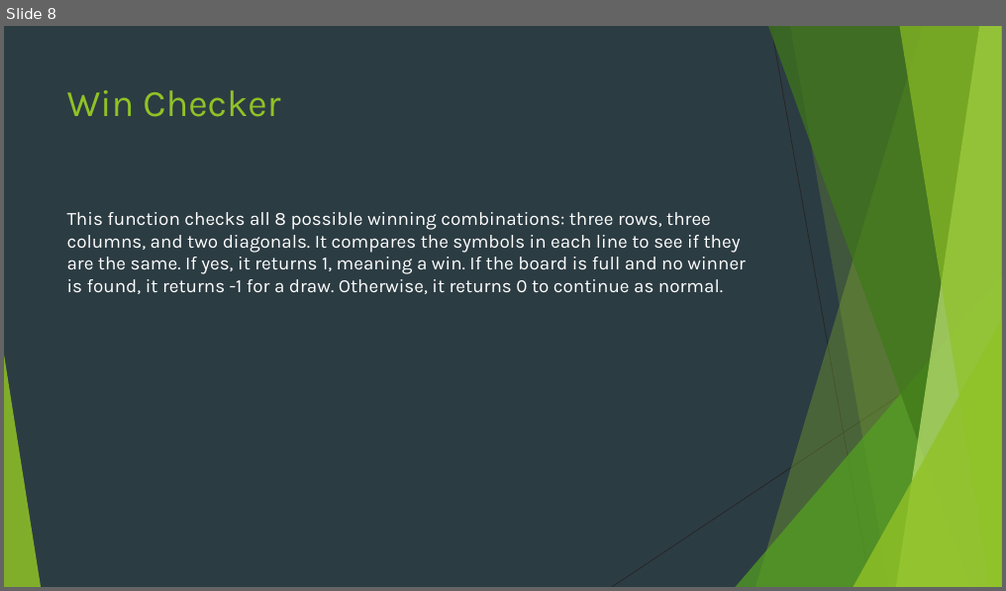
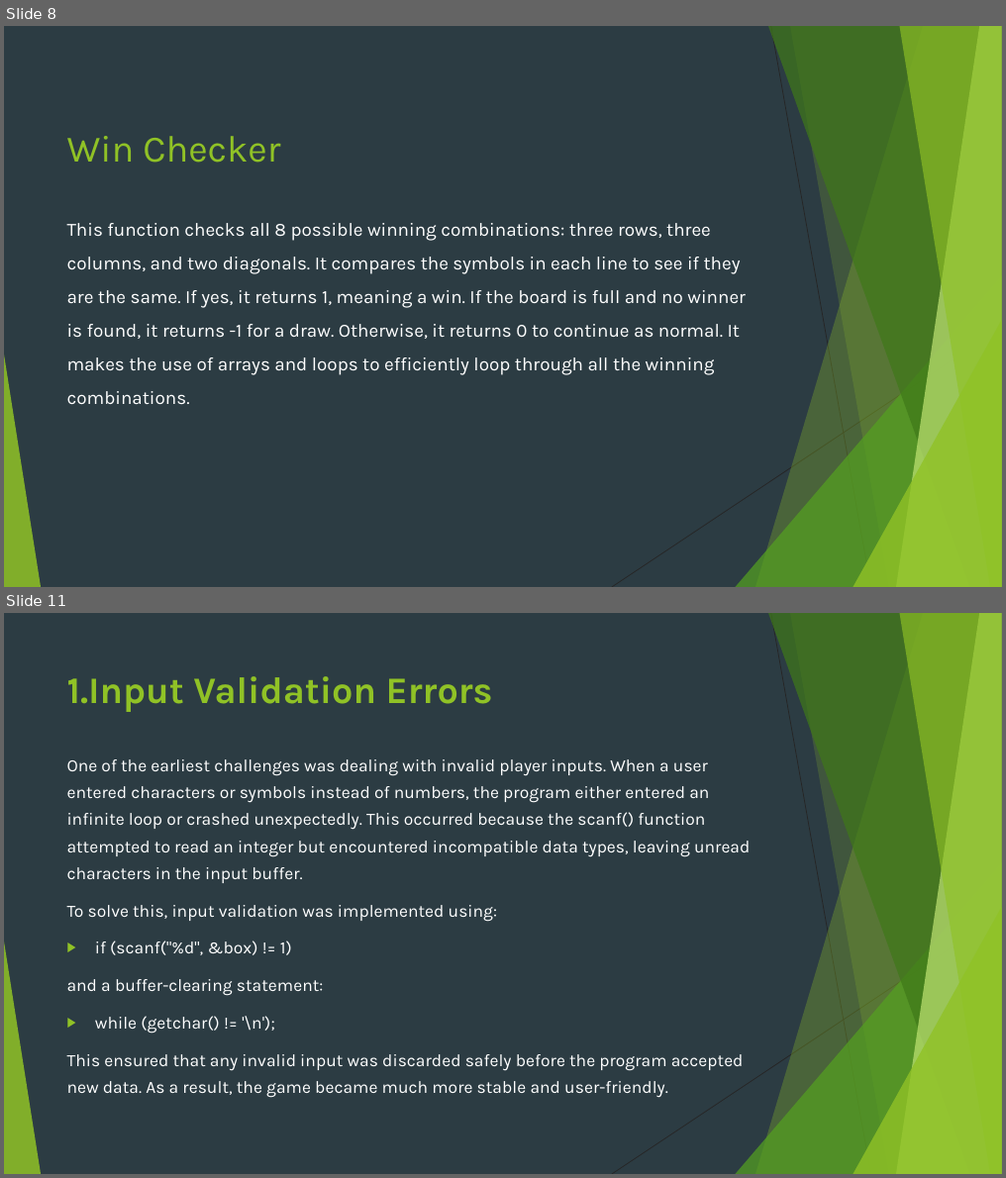
Before and after one commit to taha-ahmed-mallick/PF-fall25, a slide deck: CCP/presentation/presentation.pptx. Shown one above the other, each under a label of ours: slide 8 before the commit, slides 8 and 11 after it; the slides between them are not shown. The pictures are 1006x591 and 1006x1178 pixels, drawn with LibreOffice and Linux fonts; fonts in the diff are those of the drawing. Boxes give left, top, right and bottom in pixels: in the first picture for what was removed or moved away, otherwise in the second. Text is boxed around its words. In the diff, an @@ line names an element or a change of style, - is before the commit and + after.

```diff
--- a/CCP/presentation/presentation.pptx
+++ b/CCP/presentation/presentation.pptx
@@ slide 11 added at [4, 613, 1002, 1174], background #2C3C43; not listed: 10 template elements that a slide beside it also shows @@
@@ title added at [67, 676, 493, 712], 36 pt, text #90C226, bold @@
+1.Input Validation Errors
@@ text added at [67, 760, 749, 1098], 16.6 pt, text #FFFFFF @@
+One of the earliest challenges was dealing with invalid player inputs. When a user entered characters or symbols instead of numbers, the program either entered an infinite loop or crashed unexpectedly. This occurred because the scanf() function attempted to read an integer but encountered incompatible data types, leaving unread characters in the input buffer.
+To solve this, input validation was implemented using:
+▶ if (scanf("%d", &box) != 1)
+and a buffer-clearing statement:
+▶ while (getchar() != '\n');
+This ensured that any invalid input was discarded safely before the program accepted new data. As a result, the game became much more stable and user-friendly.
@@ slide 8 changed as well @@
@@ title "Win Checker": place and size @@
-title "Win Checker" at [67, 90, 280, 117]
+title "Win Checker" at [67, 136, 280, 163]
@@ text at [67, 223, 746, 405]: text changed @@
-This function checks all 8 possible winning combinations: three rows, three columns, and two diagonals. It compares the symbols in each line to see if they are the same. If yes, it returns 1, meaning a win. If the board is full and no winner is found, it returns -1 for a draw. Otherwise, it returns 0 to continue as normal.
+This function checks all 8 possible winning combinations: three rows, three columns, and two diagonals. It compares the symbols in each line to see if they are the same. If yes, it returns 1, meaning a win. If the board is full and no winner is found, it returns -1 for a draw. Otherwise, it returns 0 to continue as normal. It makes the use of arrays and loops to efficiently loop through all the winning combinations.
```
Also in this commit, not shown: 7 other slides changed, 8 other slides added, 2 other files.
